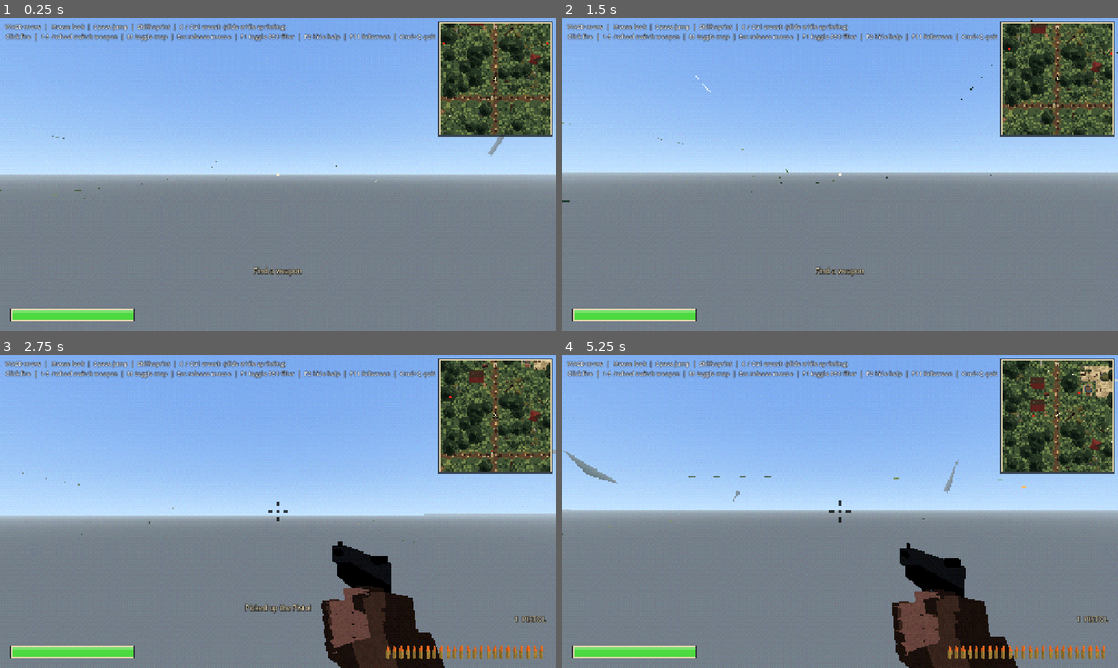
Above: before the commit, frames 1-4 (two rows, left to right).
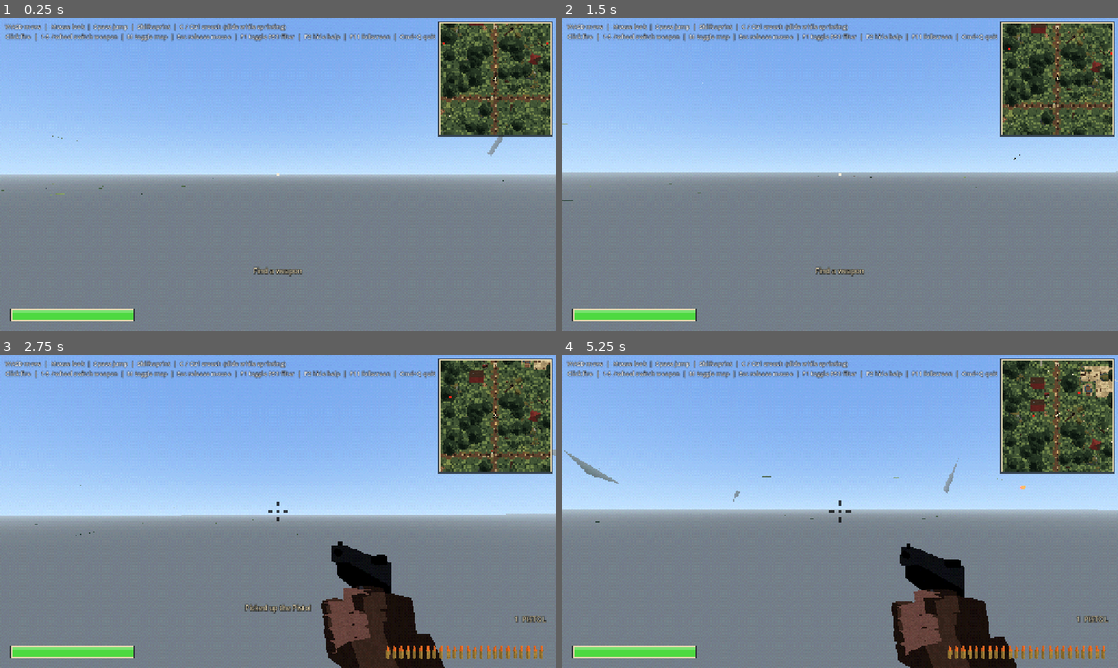
Above: after the commit, the same moments.

Repository: frankhale/opus-fps
Game: Godot game, scene res://scenes/main.tscn
Two runs of this game, one before a commit and one after it. Both use one fixed random seed, a clock stepped at 60 frames per second and the inputs below.
Inputs (mouse positions are in pixels of both pictures, inside the frame that each line leads up to):
- Up to frame 1 (0.25 s): no input
- Up to frame 2 (1.5 s): tap Enter at 0.5 s; move the mouse to (867, 174) at 0.52 s; hold C (crouch) 0.53-1.28 s; hold W (move_forward) from 0.53 s (still down); tap Space (jump) at 0.77 s; move the mouse to (812, 174) at 1.27 s; click (812, 174) at 1.35 s
- Up to frame 3 (2.75 s): keep holding W (move_forward); tap Space (jump) at 1.52 s; move the mouse to (289, 505) at 2.02 s; hold Mouse wheel down (next_weapon) from 2.03 s (still down)
- Up to frame 4 (5.25 s): keep holding W (move_forward); move the mouse to (834, 517) at 2.77 s; release Mouse wheel down (next_weapon) at 2.78 s; tap Mouse wheel up (prev_weapon) at 2.85 s; tap Space (jump) at 3.02, 3.77, 4.52 s; move the mouse to (878, 514) at 3.52 s; hold Shift (sprint) 3.53-4.28 s; move the mouse to (795, 508) at 4.27 s; tap Enter at 4.35 s; move the mouse to (845, 511) at 5.02 s; tap Q at 5.1 s

The runs differ from the first frame. In frame 1, less than 0.1% of the frame differs, in the area x 0-91%, y 37-58%; in frame 2, less than 0.1%; in frame 3, 0.4%; in frame 4, 0.6%, in the area x 0-100%, y 7-100%.

Commit message:
Rig the floating eye's tentacles and render at 480 lines - Each tentacle is now one smooth skinned tube on a four-bone chain   (tentacle_<k>_0..3) under a body bone; the generator gains bone and   skin-weight support and exports the rig with the mesh. - The eye animates its tentacles in code: a wave runs down each one,   they trail behind its motion, flare while charging and twitch on hits. - Preview renders skip the bone display shape the glTF importer adds. - The world renders at about 480 lines instead of 240 for finer pixels.

Diff:
--- a/godot/scenes/main.tscn
+++ b/godot/scenes/main.tscn
@@ -59,7 +59,7 @@
 [node name="SubViewport" type="SubViewport" parent="SubViewportContainer"]
 handle_input_locally = false
 audio_listener_enable_3d = true
-size = Vector2i(426, 240)
+size = Vector2i(854, 480)
 render_target_update_mode = 4
 
 [node name="World" parent="SubViewportContainer/SubViewport" instance=ExtResource("3_world")]
--- a/godot/scripts/enemies/floating_eye.gd
+++ b/godot/scripts/enemies/floating_eye.gd
@@ -4,7 +4,9 @@
 ## gives chase, holding a preferred distance while strafing. It telegraphs each
 ## attack (the eye glows and whines) before spitting a slow, dodgeable bolt.
 ## Shots flash it red and knock it back; when killed it bursts, drops loot and
-## respawns at home a while later (out of the player's sight).
+## respawns at home a while later (out of the player's sight). Its rigged tentacles
+## are animated procedurally: a wave runs down each one, they trail behind as it
+## moves, flare out while it charges a shot and twitch when it's hit.
 
 const BOLT := preload("res://weapons/enemy_eye_bolt.tres")
 const MODEL := preload("res://assets/enemies/enemy_floating_eye.glb")
@@ -59,6 +61,12 @@
 var _hurt_cooldown := 0.0
 var _t := 0.0
 var _audio: AudioStreamPlayer3D
+var _skeleton: Skeleton3D
+## One entry per tentacle: {"bones": [bone indices, root first], "radial": outward
+## direction in skeleton space, "phase": wave offset}.
+var _tentacles: Array[Dictionary] = []
+## Smoothed velocity in skeleton space, so the tentacles trail behind smoothly.
+var _drag := Vector3.ZERO
 
 
 func _ready() -> void:
@@ -78,6 +86,7 @@
 	add_child(_model)
 	for g in _model.find_children("*", "GeometryInstance3D", true, false):
 		_meshes.append(g)
+	_setup_tentacles()
 	_flash = StandardMaterial3D.new()
 	_flash.shading_mode = BaseMaterial3D.SHADING_MODE_UNSHADED
 	_flash.blend_mode = BaseMaterial3D.BLEND_MODE_ADD
@@ -135,11 +144,64 @@
 	# Model sway, hit flash and attack glow.
 	_model.rotation.x = sin(_t * 1.3) * 0.08
 	_model.rotation.z = sin(_t * 0.9) * 0.06
+	_animate_tentacles(delta)
 	_flash_amount = move_toward(_flash_amount, 0.0, delta * 6.0)
 	var glow := maxf(_flash_amount, _charge)
 	_flash.albedo_color = Color(glow, glow * 0.15, glow * 0.1)
 	for m in _meshes:
 		m.material_overlay = _flash if glow > 0.01 else null
+
+
+## Tentacle bones are named tentacle_<k>_<j>, j = 0 at the root (see the asset
+## generator); each tentacle's outward direction comes from where its root sits.
+func _setup_tentacles() -> void:
+	var found := _model.find_children("*", "Skeleton3D", true, false)
+	if found.is_empty():
+		return
+	_skeleton = found[0]
+	var chains := {}
+	for i in _skeleton.get_bone_count():
+		var parts := _skeleton.get_bone_name(i).split("_")
+		if parts.size() == 3 and parts[0] == "tentacle":
+			chains.get_or_add(int(parts[1]), {})[int(parts[2])] = i
+	for k in chains:
+		var bones: Array[int] = []
+		for j in range((chains[k] as Dictionary).size()):
+			bones.append(chains[k][j])
+		var root := _skeleton.get_bone_global_rest(bones[0]).origin
+		_tentacles.append({
+			"bones": bones,
+			"radial": Vector3(root.x, 0.0, root.z).normalized(),
+			"phase": randf() * TAU,
+		})
+
+
+func _animate_tentacles(delta: float) -> void:
+	if _skeleton == null:
+		return
+	var to_skeleton := _skeleton.global_basis.orthonormalized().inverse()
+	_drag = _drag.lerp(to_skeleton * velocity, 1.0 - exp(-4.0 * delta))
+	var flex := 1.6 if alerted else 1.0  # livelier once it's hunting
+	var flare := _charge * 0.35 + _flash_amount * 0.5
+	# Trail: tilt the hanging tentacles away from the direction of travel.
+	var trail := Quaternion.IDENTITY
+	var drag_flat := Vector3(_drag.x, 0.0, _drag.z)
+	if drag_flat.length() > 0.05:
+		trail = Quaternion(Vector3.DOWN.cross(-drag_flat).normalized(), clampf(drag_flat.length() * 0.09, 0.0, 0.7))
+	for t in _tentacles:
+		var radial: Vector3 = t.radial
+		var swing_axis := Vector3.DOWN.cross(radial).normalized()  # turning about it swings the tip outward
+		var bones: Array[int] = t.bones
+		for j in bones.size():
+			var wave: float = _t * (1.6 + flex * 0.6) - j * 0.9 + t.phase
+			var q := Quaternion(swing_axis, sin(wave) * 0.16 * flex + flare / bones.size() * (j + 1)) \
+				* Quaternion(radial, cos(wave * 0.7) * 0.1 * flex)
+			if j == 0:
+				q = trail * q
+			# Rotations above are in skeleton space; express them in the bone's own frame.
+			var rest := _skeleton.get_bone_global_rest(bones[j]).basis.get_rotation_quaternion()
+			var local_rest := _skeleton.get_bone_rest(bones[j]).basis.get_rotation_quaternion()
+			_skeleton.set_bone_pose_rotation(bones[j], local_rest * (rest.inverse() * q * rest))
 
 
 func _player_center() -> Vector3:
--- a/godot/scripts/main.gd
+++ b/godot/scripts/main.gd
@@ -4,8 +4,9 @@
 ## Also owns mouse capture (click to capture, Esc to release), F1 toggles the PS1 filter
 ## F11 / Alt+Enter toggles fullscreen (the game starts fullscreen) and Cmd+Q quits.
 
-## Approximate vertical resolution to render at (the PS1 mostly ran at 240 lines).
-@export var target_lines := 240
+## Approximate vertical resolution to render at. The PS1 mostly ran at 240 lines;
+## 480 (its high-res mode) keeps the chunky look but with finer pixels.
+@export var target_lines := 480
 
 @onready var container: SubViewportContainer = $SubViewportContainer
 @onready var hint: Label = $HUD/Hint
Binary file changed: godot/assets/enemies/enemy_floating_eye.glb
Not shown, changed: assets/README.md
Not shown, changed: assets/enemies/enemy_floating_eye.glb
Not shown, changed: assets/previews/models/enemy_floating_eye.png
Not shown, changed: assets/previews/sheet_enemies.png
Not shown, changed: godot/README.md
Not shown, changed: tools/generate_assets.py
Not shown, changed: tools/render_previews.py
